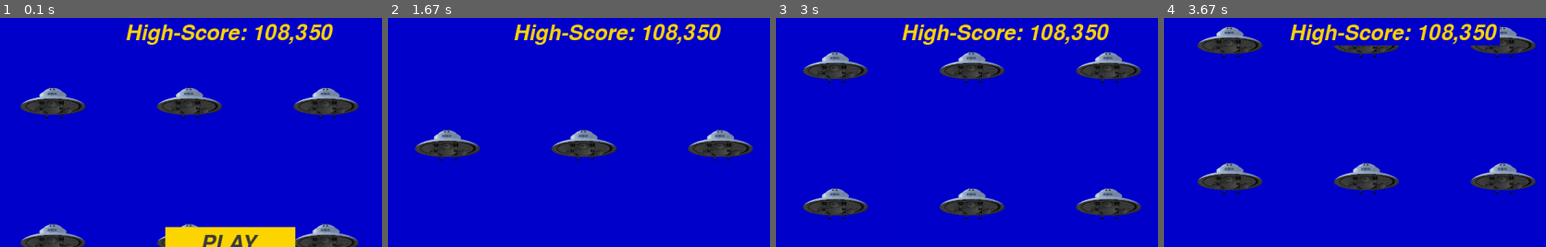
Above: before the commit, frames 1-4 (left to right).
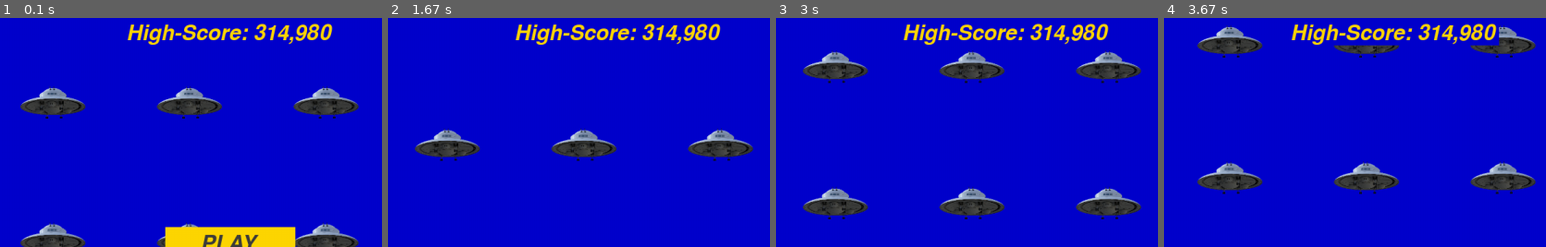
Above: after the commit, the same moments.

Repository: frankTheCodeBoy/PYGAME_GAME_DEVELOPMENT
Game: pygame game, started from game_load.py
Two runs of this game, one before a commit and one after it. Both use one fixed random seed, a clock stepped at 60 frames per second and the inputs below.
Inputs:
- Up to frame 1 (0.1 s): no input
- Up to frame 2 (1.67 s): click "PLAY" at 0.38 s; tap Space at 0.67 s; hold Space 1-1.47 s; hold Right 1-1.47 s
- Up to frame 3 (3 s): hold Up 2-2.47 s
- Up to frame 4 (3.67 s): hold Left 3-3.53 s; hold Down from 3.57 s (still down); tap Space at 3.63 s
The pictures show only the part of the screen within x 16-66%, y 0-50%; the shares and areas given below are measured in that part.

The runs differ from the first frame. In frame 1, 2.0% of the frame differs, in the area x 32-88%, y 2-12%; in frame 2, 2.0%; in frame 3, 2.0%; in frame 4, 2.0%, in the area x 32-88%, y 2-13%.

Commit message:
Refine music and effects timing

Diff:
--- a/game_load.py
+++ b/game_load.py
@@ -45,8 +45,8 @@
         self.putBulletSound = pygame.mixer.Sound(buffer=raw_array)
         self.crashSound = pygame.mixer.Sound('game_pics/crash-tone.mp3')
         pygame.mixer.music.load('game_pics/Scorch_Trials.mp3')
-        pygame.mixer.music.play(-1, 0.0)
-        self.music_playing = True
+        # Set a music playing flag
+        self.music_playing = False
 
     def run_the_game(self):
         """a while loop for the game"""
@@ -91,6 +91,9 @@
             self.goku.restore_goku()
             # Hide the mouse cursor.
             pygame.mouse.set_visible(False)
+            # Set music flag to true, let music play
+            self.music_playing = True
+            pygame.mixer.music.play(-1, 0.0)
 
     def _check_keypresses(self,event):
         if event.key == pygame.K_RIGHT:
@@ -226,6 +229,8 @@
         else:
             self.stats.game_active = False
             pygame.mouse.set_visible(True)
+            self.music_playing = False
+            pygame.mixer.music.stop()
 
     def _check_aliens_right(self):
         """Check whether any aliens have reached the right side of the screen"""
--- a/high_scores.json
+++ b/high_scores.json
@@ -1 +1 @@
-108354
+314985
